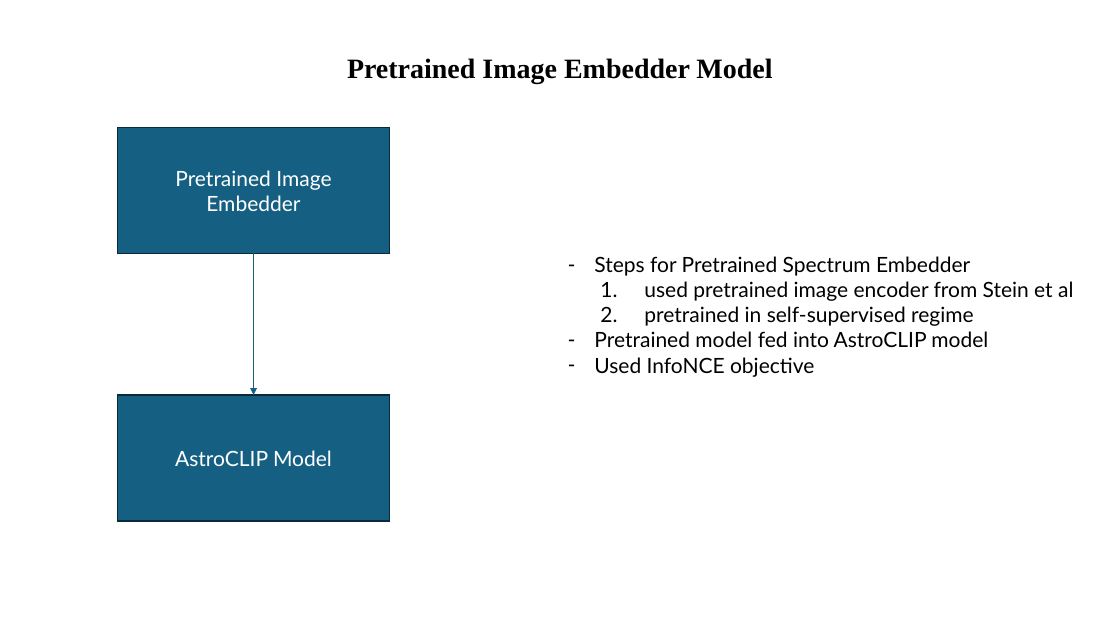
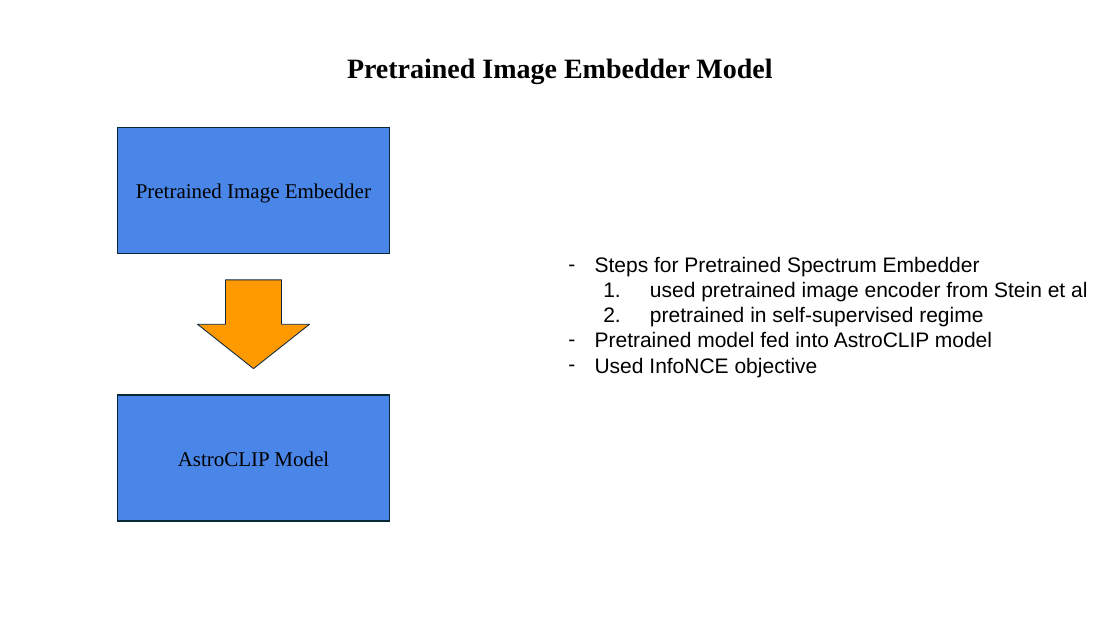
Before and after one commit to Tazering/Research, a slide deck: slide 9 of fox_multimessenger-astronomy/documentation/Model Architectures.pptx. Drawn at 1120x630 pixels with LibreOffice and Linux fonts; fonts in the diff are those of the drawing. Boxes give left, top, right and bottom in pixels: in the first picture for what was removed or moved away, otherwise in the second. Text is boxed around its words. In the diff, an @@ line names an element or a change of style, - is before the commit and + after.

```diff
--- a/fox_multimessenger-astronomy/documentation/Model Architectures.pptx
+++ b/fox_multimessenger-astronomy/documentation/Model Architectures.pptx
@@ rectangle "Pretrained Image Embedder" at [118, 128, 390, 254]: font Lato to Times New Roman, text colour #FFFFFF to #000000; fill #156082 to #4A86E8; outline #092A39 1.5 pt to #082836 1.5 pt @@
@@ arrow removed from (254, 254) to (254, 395) @@
@@ text "Steps for Pretrained Spectrum Embedder" at [595, 256, 1087, 377]: font Lato to Arial @@
@@ down arrow added at [197, 280, 309, 369], fill #FF9900, outline #0E2841 0.75 pt @@
@@ rectangle "AstroCLIP Model" at [118, 395, 390, 521]: font Lato to Times New Roman, text colour #FFFFFF to #000000; fill #156082 to #4A86E8; outline #092A39 1.5 pt to #082836 1.5 pt @@
```
Also in this commit, not shown: 5 other slides changed, 5 slides added, 4 other files.
